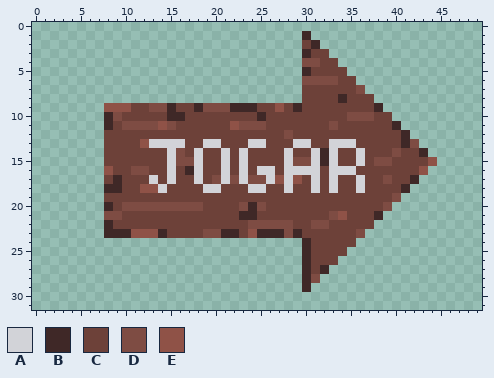
File history of a pixel-art sprite, img/start_btn.png. That is the earlier state.
The file is 250x160 pixels, drawn in blocks of 5x5; one block is one cell here.
Palette (. is transparent): A #d2d3d8  B #3f2827  C #6d4139  D #7e4c43  E #8f5247
Pixels before, first column x 8:
 1 ......................B..............
 2 ......................CB.............
 3 ......................BCC............
 4 ......................DDCC...........
 5 ......................BCCCC..........
 6 ......................DDDDCC.........
 7 ......................CCCCCCD........
 8 ......................CCCCBCCC.......
 9 EEECCDDBCCBDDDBBBCCECBCCCCCCCCB......
10 BDCCCCCBBCCCCCCCCBCCCCCCCCCDDDCC.....
11 BCDDDDEDCCCCCCEDDDCCCCCCCDCCCCCCB....
12 CCCCCCCCCCCCCCCCCCCCDCCCCCCCCCCCCB...
13 CCCCEAAAACCAACCCAACCCAACCAAACCCCCBD..
14 CCCCCCCADCACCACACCCCACCABACCACCCDCCB.
15 CCCCCCCADDACCACACCCCADDABACCACDDCCCCE
16 ECCDDCCACBACCACACAACAAAACAAACCCCCCCE.
17 CBCCCACACCACDADADDAEAECACACCACCDCCB..
18 BBCCEEACCCCAACCCAACCACCACACCACCCCB...
19 CCCCCCCCCCCCCCCCCCCCCCCCCCCCCCCCD....
20 BCDDDDDDDDDCCCCDBDCCCCCCCCCCCCCD.....
21 DDCCCCCCCCCCCCCBBCCCCCCCCDECCCB......
22 BCCCCCCCCCCCCCCCDDDDDCCDDCCCCC.......
23 BBBEEEBCCCCDDBBCEBBBDBCCCCCCD........
24 ......................BCCCCC.........
25 ......................BCCCC..........
26 ......................BCCC...........
27 ......................BCB............
28 ......................BD.............
29 ......................B..............
After:
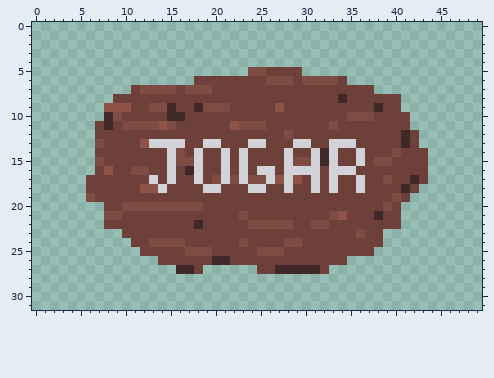
The exact change:
y 1: x 30 B -> .
y 2: x 30..31 CB -> ..
y 3: x 30..32 BCC -> ...
y 4: x 30..33 DDCC -> ....
y 5: x 24..34 ......BCCCC -> DDCCCC.....
y 6: x 18..29 ............ -> CCCCCCCCDDDC; x 35 C -> .
y 7: x 11..29 ................... -> CDDDDCDDDCCCCCCCCCC; x 36..37 D. -> CC
y 8: x 9..29 ..................... -> CCCCCCCCCCCCCCCCCCCCC; x 38..40 ... -> CCC
y 9: x 22..24 BBB -> CCC; x 29 B -> C; x 39..40 .. -> CC
y 10: x 25 B -> C; x 40..41 .. -> CC
y 11: x 7 . -> C; x 40..41 B. -> CC
y 12: x 7 . -> C; x 42 . -> C
y 13: x 7 . -> D; x 42 D -> C
y 14: x 7 . -> C; x 43 B -> C
y 15: x 7 . -> D; x 44 E -> .
y 16: x 7 . -> C; x 43 E -> C
y 17: x 6..7 .. -> CC; x 9 B -> C; x 43 . -> C
y 18: x 6..9 ..BB -> CCCC; x 42 . -> C
y 19: x 6..7 .. -> DC; x 41 . -> C
y 20: x 8 B -> C; x 23..25 DBD -> CCC; x 40 . -> C
y 21: x 23..24 BB -> DC; x 39..40 .. -> CC
y 22: x 8 B -> C; x 18 C -> B; x 38..40 ... -> CCC
y 23: x 8..14 BBBEEEB -> ..CCCCC; x 19..22 DDBB -> CCCC; x 24..29 EBBBDB -> CCCCCC; x 37..38 .. -> CC
y 24: x 11..30 ...................B -> CCDDDDCCCCCCDCCCCDDC; x 36..38 ... -> CCC
y 25: x 12..30 ..................B -> CCCCCDDDCCCCCDDDCCC; x 35..37 ... -> CCC
y 26: x 14..30 ................B -> CCCCCCBBCCCCCCCCC; x 34 . -> C
y 27: x 16..18 ... -> BBC; x 25..29 ..... -> CCBBB; x 31..32 CB -> BC
y 28: x 30..31 BD -> ..
y 29: x 30 B -> .
Pixel boxes of the changes (left, top, right, bottom) in both pictures:
changed: (86, 31, 437, 292)
